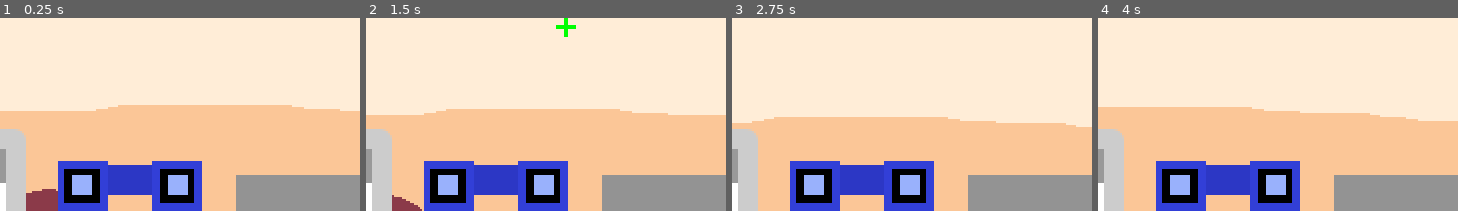
Above: before the commit, frames 1-4 (left to right).
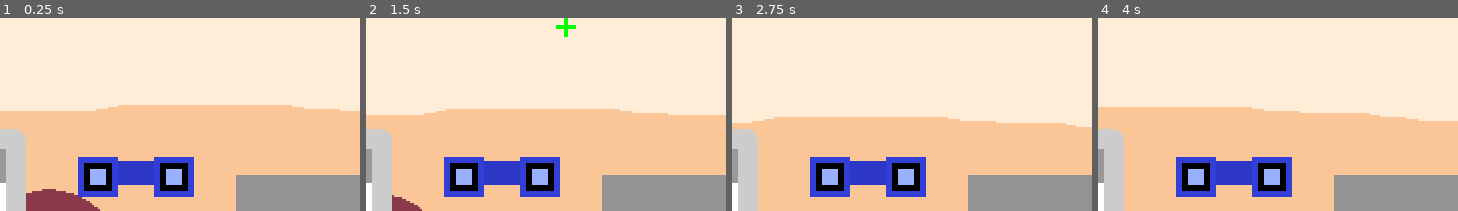
Above: after the commit, the same moments.

Repository: AstralStew/ProjectThirstyMerc
Game: Godot game, scene res://Scenes/game_scene.tscn
Two runs of this game, one before a commit and one after it. Both use one fixed random seed, a clock stepped at 60 frames per second and the inputs below.
Inputs (mouse positions are % of the whole screen's width and height, from its top left):
- Up to frame 1 (0.25 s): no input
- Up to frame 2 (1.5 s): tap Enter at 0.5 s; move the mouse to (72, 32) at 0.52 s; press the mouse at (72, 32) at 0.53 s; release the mouse at (72, 32) at 1.25 s; drag from (30, 44) to (64, 70) at 1.27 s
- Up to frame 3 (2.75 s): move the mouse to (60, 10) at 2.02 s; press the mouse at (60, 10) at 2.03 s
- Up to frame 4 (4 s): release the mouse at (60, 10) at 2.75 s; drag from (45, 63) to (92, 22) at 2.77 s; move the mouse to (80, 56) at 3.52 s; press the mouse at (80, 56) at 3.53 s
The pictures show only the part of the screen within x 14-64%, y 50-100%; the shares and areas given below are measured in that part.

The runs differ from the first frame. In frame 1, 7.2% of the frame differs, in the area x 16-57%, y 72-100%; in frame 2, 7.2%; in frame 3, 7.2%; in frame 4, 7.2%.

Commit message:
Binoculars working

Diff:
--- /dev/null
+++ b/Scenes/Prefabs/binocular_indicator.tscn
@@ -0,0 +1,54 @@
+[gd_scene format=3 uid="uid://paddlm4mglvp"]
+
+[ext_resource type="PackedScene" uid="uid://d1gyjemrc7e70" path="res://Scenes/Prefabs/direction_indicator.tscn" id="1_8ufan"]
+[ext_resource type="Script" uid="uid://beshq8bpu6e4h" path="res://Scripts/World/BinocularIndicator.gd" id="2_i8snb"]
+
+[sub_resource type="StyleBoxFlat" id="StyleBoxFlat_8ufan"]
+draw_center = false
+border_width_left = 1
+border_width_top = 1
+border_width_right = 1
+border_width_bottom = 1
+corner_radius_top_left = 500
+corner_radius_top_right = 500
+corner_radius_bottom_right = 500
+corner_radius_bottom_left = 500
+
+[sub_resource type="RectangleShape2D" id="RectangleShape2D_i8snb"]
+size = Vector2(16, 16)
+
+[node name="BinocularIndicator" unique_id=820276514 instance=ExtResource("1_8ufan")]
+script = ExtResource("2_i8snb")
+radius = 125.0
+radius_colour = Color(0, 0, 1, 0.45882353)
+is_far = false
+
+[node name="CenterContainer" type="CenterContainer" parent="Node2D" parent_id_path=PackedInt32Array(919585061) index="0" unique_id=1400158550]
+anchors_preset = 8
+anchor_left = 0.5
+anchor_top = 0.5
+anchor_right = 0.5
+anchor_bottom = 0.5
+offset_left = -20.0
+offset_top = -20.0
+offset_right = 20.0
+offset_bottom = 20.0
+grow_horizontal = 2
+grow_vertical = 2
+size_flags_horizontal = 4
+size_flags_vertical = 4
+
+[node name="RadiusGfx" type="PanelContainer" parent="Node2D/CenterContainer" index="0" unique_id=1303573740]
+custom_minimum_size = Vector2(200, 200)
+layout_mode = 2
+size_flags_horizontal = 4
+size_flags_vertical = 4
+theme_override_styles/panel = SubResource("StyleBoxFlat_8ufan")
+
+[node name="Area2D" type="Area2D" parent="Node2D" parent_id_path=PackedInt32Array(919585061) index="1" unique_id=2008103852]
+collision_mask = 256
+input_pickable = false
+monitorable = false
+
+[node name="CollisionShape2D" type="CollisionShape2D" parent="Node2D/Area2D" index="0" unique_id=59256515]
+shape = SubResource("RectangleShape2D_i8snb")
--- a/Scenes/Prefabs/metal_detector_indicator.tscn
+++ b/Scenes/Prefabs/metal_detector_indicator.tscn
@@ -10,7 +10,7 @@
 script = ExtResource("2_g21kq")
 global_offset = Vector2(0, -5)
 rotate_to_movement_direction = true
-rotation_range = 45.0
+rotation_range = 60.0
 
 [node name="ColorRect" type="ColorRect" parent="Node2D" parent_id_path=PackedInt32Array(919585061) index="0" unique_id=1762873939]
 offset_left = -3.0
--- a/Scenes/Prefabs/shovel_indicator.tscn
+++ b/Scenes/Prefabs/shovel_indicator.tscn
@@ -4,7 +4,7 @@
 [ext_resource type="Script" uid="uid://cli5xv4kbvohx" path="res://Scripts/World/ShovelIndicator.gd" id="2_ge3fa"]
 
 [sub_resource type="RectangleShape2D" id="RectangleShape2D_y1mnu"]
-size = Vector2(12, 10)
+size = Vector2(16, 14)
 
 [node name="ShovelIndicator" unique_id=820276514 instance=ExtResource("1_y1mnu")]
 script = ExtResource("2_ge3fa")
--- a/Scenes/game_scene.tscn
+++ b/Scenes/game_scene.tscn
@@ -14,6 +14,7 @@
 [ext_resource type="Script" uid="uid://ddcfnn4fvctf8" path="res://Scripts/HUD/Shovel.gd" id="10_4xiap"]
 [ext_resource type="PackedScene" uid="uid://w80klp0rbev4" path="res://Scenes/Prefabs/shovel_indicator.tscn" id="11_wywco"]
 [ext_resource type="Script" uid="uid://drhpp74rjokfy" path="res://Scripts/HUD/Binoculars.gd" id="12_ldntv"]
+[ext_resource type="PackedScene" uid="uid://paddlm4mglvp" path="res://Scenes/Prefabs/binocular_indicator.tscn" id="13_w8jfd"]
 
 [sub_resource type="NavigationPolygon" id="NavigationPolygon_6h5vk"]
 vertices = PackedVector2Array(281.0078, -280.0625, 293.8125, -281.64063, 304.0625, -278.89844, 393.04688, -66.65625, 25 …(4008 unchanged characters)…
@@ -393,19 +394,20 @@
 anchors_preset = 0
 pivot_offset_ratio = Vector2(0.5, 0.5)
 script = ExtResource("12_ldntv")
+direction_indicator_prefab = ExtResource("13_w8jfd")
+camera_move_multiplier = 0.75
 rotation_bounds = Vector2(-30, 30)
 dragged_object = NodePath("Gfx")
-position_bounds = Array[Vector2]([Vector2(36, 11), Vector2(334, 223)])
+position_bounds = Array[Vector2]([Vector2(37.000015, 10.000015), Vector2(323, 224.99998)])
 reset_on_drag_end = true
 metadata/_custom_type_script = "uid://drhpp74rjokfy"
 
 [node name="Gfx" type="Control" parent="HUD/Binoculars" unique_id=463042452]
 anchors_preset = 0
-offset_left = 114.0
-offset_top = 225.0
-offset_right = 114.0
-offset_bottom = 225.0
-scale = Vector2(1.25, 1.25)
+offset_left = 117.000046
+offset_top = 221.0
+offset_right = 117.000046
+offset_bottom = 221.0
 mouse_filter = 1
 
 [node name="Gfx" type="ColorRect" parent="HUD/Binoculars/Gfx" unique_id=1916511546]
@@ -438,6 +440,26 @@
 mouse_filter = 1
 color = Color(0, 0, 0, 1)
 
+[node name="Gfx3" type="ColorRect" parent="HUD/Binoculars/Gfx" unique_id=1562078886]
+layout_mode = 0
+offset_left = 9.0
+offset_top = -8.0
+offset_right = 29.0
+offset_bottom = 12.0
+pivot_offset_ratio = Vector2(0.5, 0.5)
+mouse_filter = 1
+color = Color(0.19490024, 0.24554679, 0.84165084, 1)
+
+[node name="Gfx6" type="ColorRect" parent="HUD/Binoculars/Gfx" unique_id=405477430]
+layout_mode = 0
+offset_left = 12.0
+offset_top = -5.0
+offset_right = 26.0
+offset_bottom = 9.0
+pivot_offset_ratio = Vector2(0.5, 0.5)
+mouse_filter = 1
+color = Color(0, 0, 0, 1)
+
 [node name="Gfx5" type="ColorRect" parent="HUD/Binoculars/Gfx" unique_id=524516029]
 layout_mode = 0
 offset_left = -23.0
@@ -447,26 +469,6 @@
 pivot_offset_ratio = Vector2(0.5, 0.5)
 mouse_filter = 1
 color = Color(0.6010569, 0.6945559, 0.9888455, 1)
-
-[node name="Gfx3" type="ColorRect" parent="HUD/Binoculars/Gfx" unique_id=1562078886]
-layout_mode = 0
-offset_left = 9.0
-offset_top = -8.0
-offset_right = 29.0
-offset_bottom = 12.0
-pivot_offset_ratio = Vector2(0.5, 0.5)
-mouse_filter = 1
-color = Color(0.19490024, 0.24554679, 0.84165084, 1)
-
-[node name="Gfx6" type="ColorRect" parent="HUD/Binoculars/Gfx" unique_id=405477430]
-layout_mode = 0
-offset_left = 12.0
-offset_top = -5.0
-offset_right = 26.0
-offset_bottom = 9.0
-pivot_offset_ratio = Vector2(0.5, 0.5)
-mouse_filter = 1
-color = Color(0, 0, 0, 1)
 
 [node name="Gfx4" type="ColorRect" parent="HUD/Binoculars/Gfx" unique_id=268963389]
 layout_mode = 0
--- a/Scripts/HUD/Binoculars.gd
+++ b/Scripts/HUD/Binoculars.gd
@@ -1,10 +1,16 @@
 class_name Binoculars extends Rotator
 
-#@export var direction_indicator_prefab : PackedScene
+@export var direction_indicator_prefab : PackedScene
 
 @export_range(0,1) var movement_speed_modifier : float  = 0
 
-#var _direction_indicator : DirectionIndicator
+@export var camera_move_multiplier : float  = 1.0
+
+@export var transition_duration : float = 0.1
+@export var near_scale : float = 1.25
+@export var far_scale : float = 0.5
+
+var _direction_indicator : DirectionIndicator
 
 # Called when the node enters the scene tree for the first time.
 func _ready() -> void:
@@ -16,20 +22,39 @@
 func start() -> void:
 	PlayerCharacter.start_using_tool(movement_speed_modifier)
 
-	#_direction_indicator = direction_indicator_prefab.instantiate()
-	#PlayerCharacter.instance.add_child(_direction_indicator)
-	#_direction_indicator.indicator_position_y = 0
+	_direction_indicator = direction_indicator_prefab.instantiate()
+	PlayerCharacter.instance.add_child(_direction_indicator)
 
-	call_deferred("digging")
+	(_direction_indicator as BinocularIndicator).on_near.connect(on_near)
+	(_direction_indicator as BinocularIndicator).on_far.connect(on_far)
 
-func digging() -> void:
+	call_deferred("seeing")
+
+func on_near() -> void:
+	if is_resetting: return
+	print("on near, scale = " + str(Vector2.ONE * near_scale))
+
+	if _tween: _tween.kill()
+	_tween = create_tween()
+	_tween.tween_property(dragged_object,"scale",Vector2.ONE * near_scale,transition_duration)
+
+func on_far() -> void:
+	if is_resetting: return
+	print("on far, scale = " + str(Vector2.ONE * far_scale))
+
+	if _tween: _tween.kill()
+	_tween = create_tween()
+	_tween.tween_property(dragged_object,"scale",Vector2.ONE * far_scale,transition_duration)
+
+
+func seeing() -> void:
 
 	PlayerCharacter.camera.position_smoothing_enabled = true
 	PlayerCharacter.camera.position_smoothing_speed = 2.0
 	while(is_dragging):
 		#print("indicator value = " + str())
 		#_direction_indicator.indicator_position_y = clamp(remap(value_y_only,0,1,-1,1),-1,1)
-		PlayerCharacter.camera.position = Vector2.ZERO.lerp(dragged_object.global_position - Vector2(180,120),0.5) #- PlayerCharacter.instance.global_position
+		PlayerCharacter.camera.position = Vector2.ZERO.lerp(dragged_object.global_position - Vector2(180,120),camera_move_multiplier) #- PlayerCharacter.instance.global_position
 		#print("offset = " + str(dragged_object.global_position - PlayerCharacter.instance.global_position))
 
 		await get_tree().process_frame
@@ -37,18 +62,18 @@
 	PlayerCharacter.camera.position_smoothing_speed = 10
 	PlayerCharacter.camera.position = Vector2.ZERO
 	await get_tree().create_timer(0.4).timeout
-	#while (PlayerCharacter.instance.global_position - PlayerCharacter.camera.get_screen_center_position()).length_squared() > 4:
-		#await get_tree().process_frame
 
 	PlayerCharacter.camera.position_smoothing_enabled = false
 
-#func _process(delta: float) -> void:
-	#print(str())
 
 
 func stop() -> void:
 	PlayerCharacter.stop_using_tool()
 
-	#if _direction_indicator != null:
-		#_direction_indicator.queue_free()
-		#_direction_indicator = null
+	if _direction_indicator != null:
+		_direction_indicator.queue_free()
+		_direction_indicator = null
+
+func resetting() -> void:
+	super.resetting()
+	_tween.tween_property(dragged_object,"scale",Vector2.ONE,reset_duration)
--- a/Scripts/HUD/Dragger.gd
+++ b/Scripts/HUD/Dragger.gd
@@ -69,4 +69,5 @@
 		on_drag_end.emit()
 
 	if is_dragging && event is InputEventMouseMotion:
-		dragged_object.position = (dragged_object.position + event.relative).clamp(position_bounds[0],position_bounds[1])
+		dragged_object.position = get_global_mouse_position().clamp(position_bounds[0],position_bounds[1])
+		#dragged_object.position = (dragged_object.position + event.relative).clamp(position_bounds[0],position_bounds[1])
--- /dev/null
+++ b/Scripts/World/BinocularIndicator.gd
@@ -0,0 +1,50 @@
+class_name BinocularIndicator extends DirectionIndicator
+
+@onready var area_2d: Area2D = $Node2D/Area2D
+@onready var radius_gfx: PanelContainer = $Node2D/CenterContainer/RadiusGfx
+
+@export var radius : float = 150.0:
+	set(value):
+		if radius_gfx: radius_gfx.custom_minimum_size = Vector2(value*2,value*2)
+		radius = value
+		_sqr_radius = radius * radius
+
+@export var radius_colour : Color = Color.BLUE
+
+var _sqr_radius : float = 0.0
+
+@export_category("READ ONLY")
+@export var is_far : bool = false
+
+signal on_near
+signal on_far
+
+func _ready() -> void:
+	super._ready()
+	radius = radius
+	_sqr_radius = radius * radius
+	radius_gfx.modulate = radius_colour
+
+	area_2d.area_entered.connect(_on_area_entered)
+
+func _physics_process(delta: float) -> void:
+	super._physics_process(delta)
+
+
+	if (get_global_mouse_position() - PlayerCharacter.instance.global_position).length_squared() > _sqr_radius:
+		if !is_far:
+			is_far = true
+			area_2d.monitoring = true
+			on_far.emit()
+		area_2d.global_position = get_global_mouse_position()
+	elif is_far:
+		is_far = false
+		area_2d.monitoring = false
+		area_2d.global_position = PlayerCharacter.instance.global_position
+		on_near.emit()
+
+
+
+func _on_area_entered(area: Area2D) -> void:
+	if area is Collectable:
+		area.reveal(1,true)
--- a/Scripts/World/Collectable.gd
+++ b/Scripts/World/Collectable.gd
@@ -9,6 +9,7 @@
 @export var digs_required: int = 3
 @export var player_y_offset_on_start_digging: float = 2
 @export var player_y_offset_on_collect: float = -10
+@export var mirage_strength: float = 7
 
 
 @export_category("READ ONLY")
@@ -24,19 +25,33 @@
 
 
 var _tween : Tween
-func reveal(duration: float = 1.0):
+func reveal(duration: float = 1.0,mirage: bool = false):
 	if is_collected || !is_buried: return
 
 	buried_gfx.visible = true
 	buried_gfx.modulate = Color.WHITE
+	buried_gfx.position = Vector2.ZERO
+	buried_gfx.rotation = 0
+	buried_gfx.get_child(0).position = Vector2.ZERO
+	buried_gfx.get_child(0).rotation = 0
 
 	if _tween: _tween.kill()
 	_tween = create_tween().set_parallel()
 	_tween.tween_property(buried_gfx,"modulate",Color(Color.WHITE,0),duration)
+	if mirage:
+		_tween.tween_property(buried_gfx,"position",Vector2.ONE * randf() * mirage_strength,duration).set_trans(Tween.TRANS_SINE).from(Vector2.ONE * randf() * mirage_strength).set_ease(Tween.EASE_OUT_IN)
+		_tween.tween_property(buried_gfx,"rotation",(randf()-1) * mirage_strength,duration).set_trans(Tween.TRANS_SINE).from((randf()-1) * mirage_strength).set_ease(Tween.EASE_IN_OUT)
+		_tween.tween_property(buried_gfx.get_child(0),"position",Vector2.ONE * randf() * mirage_strength,duration).set_trans(Tween.TRANS_SINE).from(Vector2.ONE * randf() * mirage_strength).set_ease(Tween.EASE_IN_OUT)
+		_tween.tween_property(buried_gfx.get_child(0),"rotation",(randf()-1) * mirage_strength,duration).set_trans(Tween.TRANS_SINE).from((randf()-1) * mirage_strength).set_ease(Tween.EASE_OUT_IN)
+
+
 
 	while _tween.is_running() && is_buried && !is_collected:
 		await get_tree().process_frame
 	buried_gfx.visible = false
+	buried_gfx.position = Vector2.ZERO
+
+
 
 func dig(progress:int = 1) -> void:
 	if is_collected: return
--- a/Scripts/World/PlayerCharacter.gd
+++ b/Scripts/World/PlayerCharacter.gd
@@ -20,6 +20,7 @@
 	if player_move_target != null: player_move_target.visible = false
 
 func _ready():
+	super._ready()
 	camera = $Camera2D
 
 func _unhandled_input(event: InputEvent) -> void:
@@ -41,8 +42,14 @@
 	if movement_speed == 0:
 		super.on_navigation_finished()
 	if player_move_target != null:
-			player_move_target.visible = false
+		player_move_target.visible = false
 
+func set_movement_target(movement_target: Vector2):
+	super.set_movement_target(movement_target)
+	if movement_target.distance_squared_to(PlayerCharacter.instance.global_position) < navigation_agent.target_desired_distance ** 2:
+		movement_direction = movement_target.direction_to(PlayerCharacter.instance.global_position)
+		player_move_target.visible = true
+		player_move_target.set_deferred("visible",false)
 
 static func start_using_tool(speed_modifier:float = 0.5) -> void:
 	instance._start_using_tool(speed_modifier)
@@ -54,7 +61,6 @@
 		set_movement_target(global_position)
 
 
-
 	movement_speed = base_movement_speed * speed_modifier
 
 static func stop_using_tool() -> void:
Not shown, added: Scripts/World/BinocularIndicator.gd.uid
